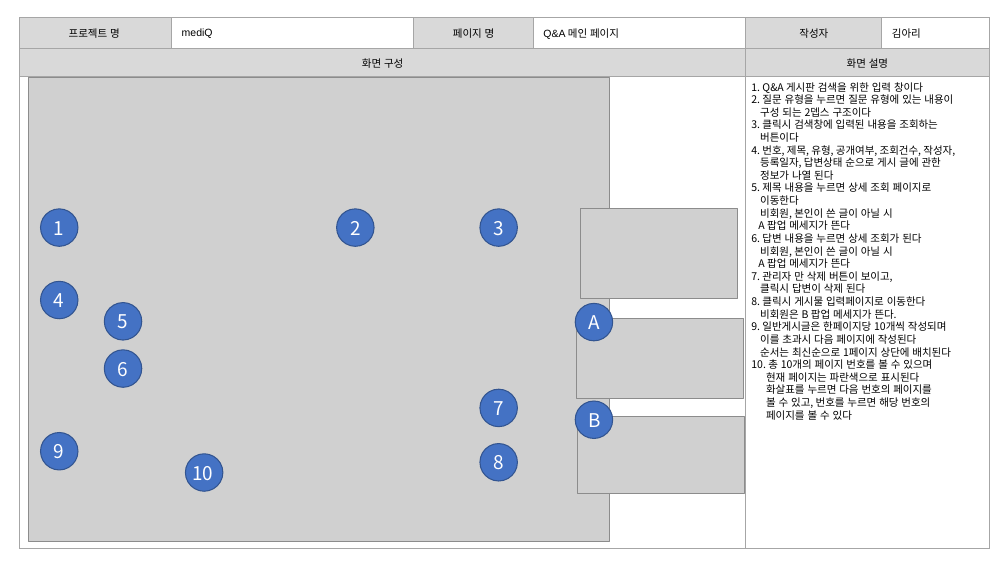
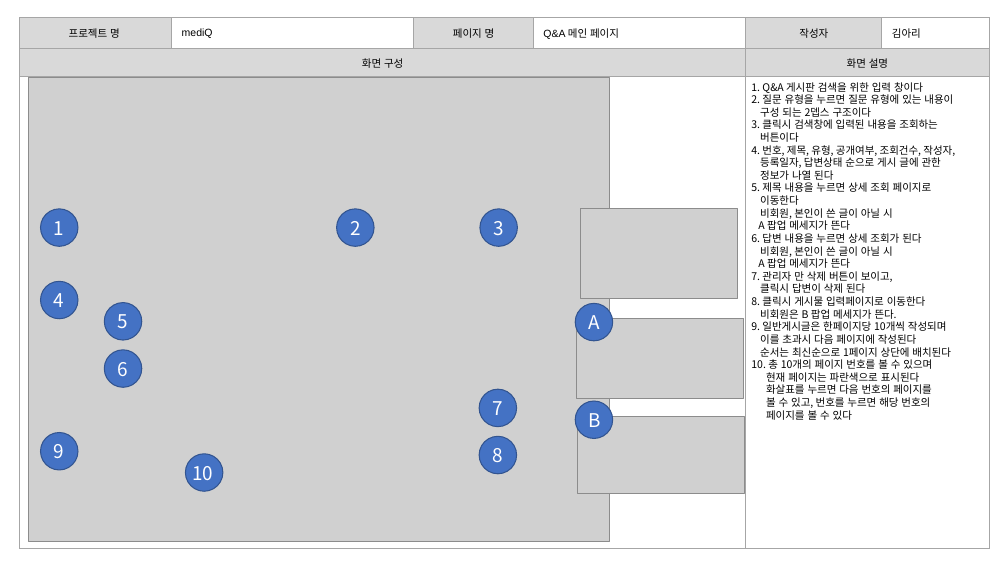
Before and after one commit to burnyst/mediQ, a slide deck: slide 29 of doc/0빅데이터분석프로젝트(공용)/[06] 스토리보드.pptx. Drawn at 1008x567 pixels with LibreOffice and Linux fonts; fonts in the diff are those of the drawing; grey boxes stand for pictures. Boxes give left, top, right and bottom in pixels: in the first picture for what was removed or moved away, otherwise in the second. Text is boxed around its words. In the diff, an @@ line names an element or a change of style, - is before the commit and + after.

```diff
--- a/doc/0빅데이터분석프로젝트(공용)/[06] 스토리보드.pptx
+++ b/doc/0빅데이터분석프로젝트(공용)/[06] 스토리보드.pptx
@@ ellipse "8": place and size @@
-ellipse "8" at (480, 444, 518, 482)
+ellipse "8" at (479, 436, 517, 474)
```
Also in this commit, not shown: 1 other slide changed, 2 other files.
